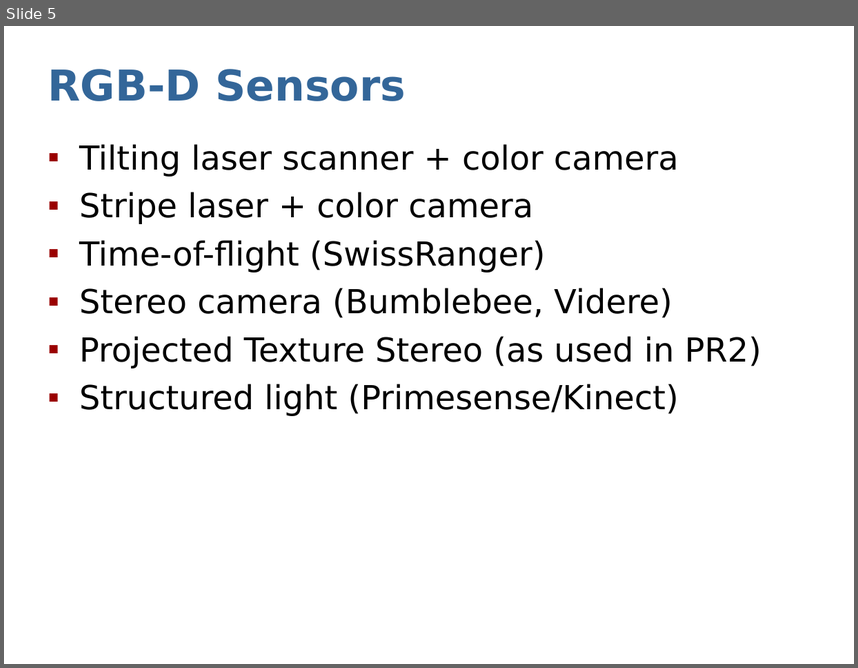
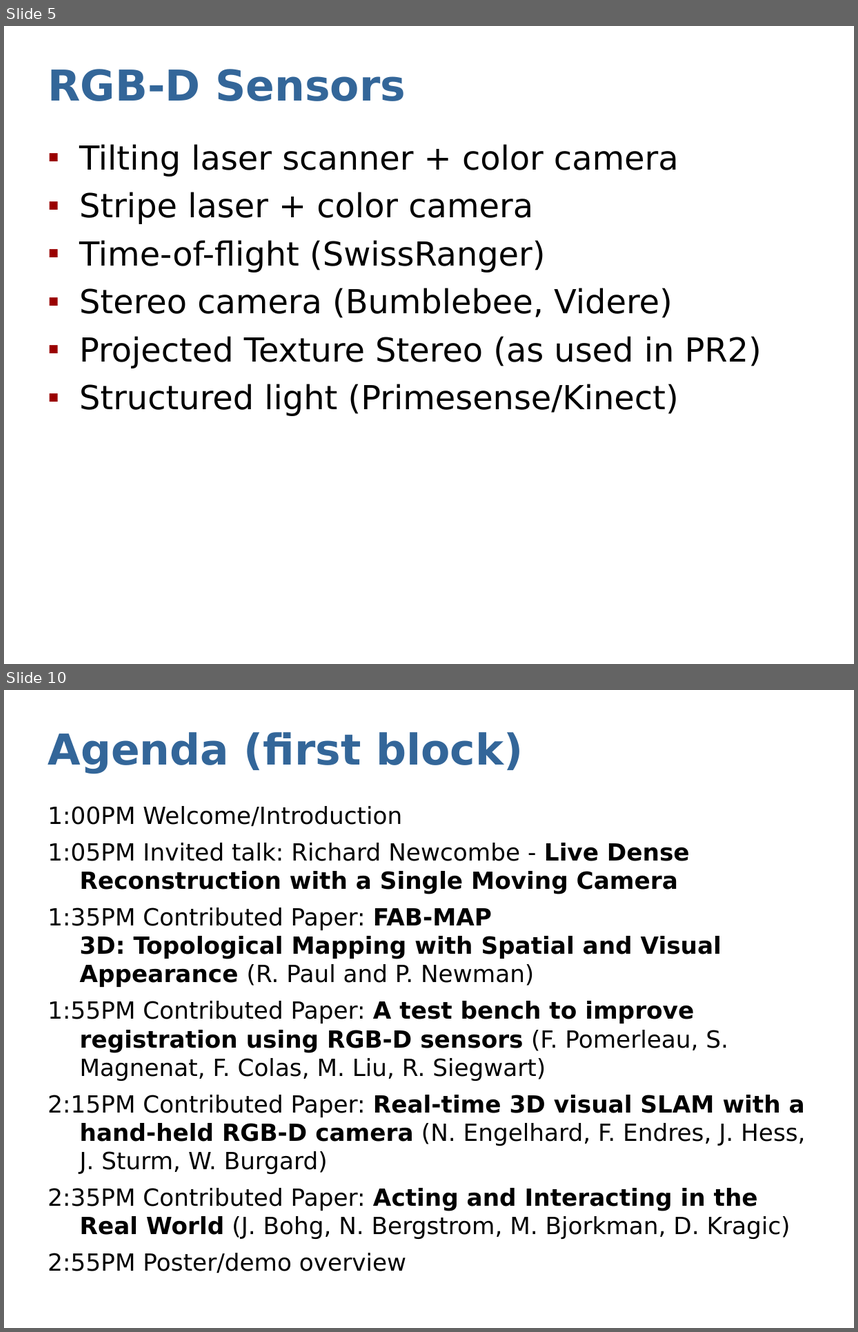
Before and after one commit to dejanpan/rgbd2011, a slide deck: presentations/sturm11rgbd-intro.ppt. Shown one above the other, each under a label of ours: slide 5 before the commit, slides 5 and 10 after it; the slides between them are not shown. The pictures are 858x668 and 858x1332 pixels, drawn with LibreOffice and Linux fonts; fonts in the diff are those of the drawing. Boxes give left, top, right and bottom in pixels: in the first picture for what was removed or moved away, otherwise in the second. Text is boxed around its words. In the diff, an @@ line names an element or a change of style, - is before the commit and + after.

```diff
--- a/presentations/sturm11rgbd-intro.ppt
+++ b/presentations/sturm11rgbd-intro.ppt
@@ slide 10 added at (x1=4, y1=690, x2=854, y2=1328), background #FFFFFF @@
@@ title added at (x1=47, y1=732, x2=523, y2=774), 36 pt, text #336699, bold @@
+Agenda (first block)
@@ text added at (x1=47, y1=806, x2=805, y2=1273), 20 pt, text #000000 @@
+1:00PM Welcome/Introduction
+1:05PM Invited talk: Richard Newcombe - Live Dense Reconstruction with a Single Moving Camera
+1:35PM Contributed Paper: FAB-MAP 3D: Topological Mapping with Spatial and Visual Appearance (R. Paul and P. Newman)
+1:55PM Contributed Paper: A test bench to improve registration using RGB-D sensors (F. Pomerleau, S. Magnenat, F. Colas, M. Liu, R. Siegwart)
+2:15PM Contributed Paper: Real-time 3D visual SLAM with a hand-held RGB-D camera (N. Engelhard, F. Endres, J. Hess, J. Sturm, W. Burgard)
+2:35PM Contributed Paper: Acting and Interacting in the Real World (J. Bohg, N. Bergstrom, M. Bjorkman, D. Kragic)
+2:55PM Poster/demo overview
```
Also in this commit, not shown: 2 slides changed, 4 other slides added, 1 other file.
